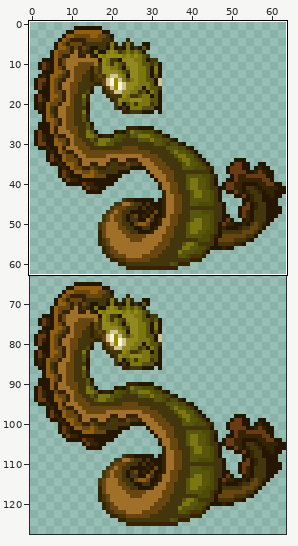
A sprite sheet gets an edit: graphics/pokemon/reefrain/anim_front.png. Above: a wide view before the commit, with the close-up outlined.
Close-up. Old version:
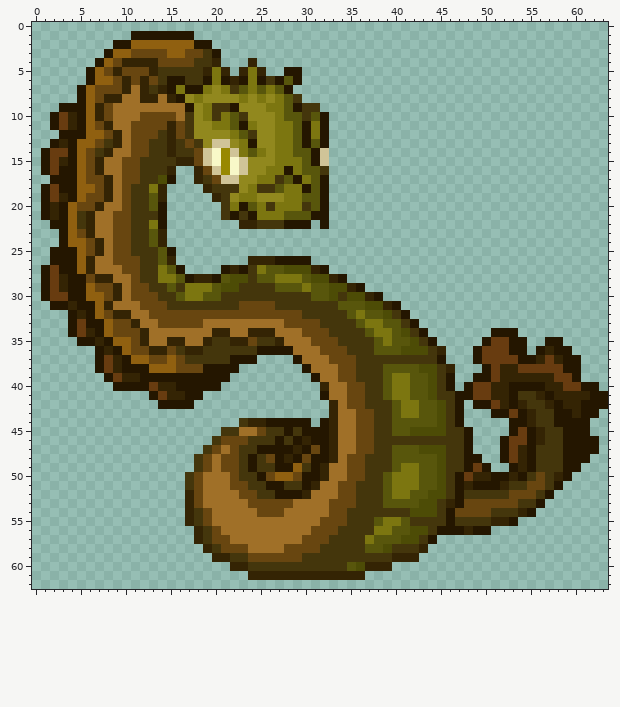
The file is 64x128 pixels. Colours within 5 levels of each other are drawn and written as one. Shown: x 0..63, y 0..62. The commit also changed other parts of the picture, which this record leaves out.
New version:
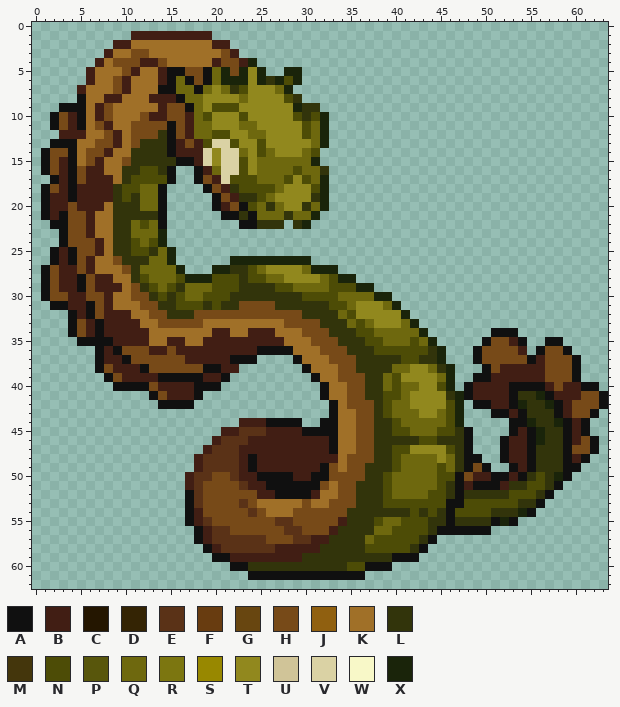
Palette (. is transparent): A #101010  B #411e14  C #241600  D #342404  E #5a3217  F #683c10  G #684610  H #774a18  J #906010  K #a07028  L #32340b  M #44360c  N #4d4c06  P #58560c  Q #6e680e  R #7c7610  S #988800  T #91881e  U #d0c498  V #dad2a4  W #f8f8c8  X #1a240a
From old to new:
Changed rows in their new state; - is an unchanged pixel.
first column x 1:
 1 ----------BBBBBBBBB--------------------------------------------
 2 --------BBKKKKKKKKKBB------------------------------------------
 3 -------BKKHHKKKKKKKKHB-----------------------------------------
 4 ------BKHHHBBHKKKKKBHHBX---------------------------------------
 5 -----BKKKHBKKBAAHHAQXHXTX--XX----------------------------------
 6 -----BKKHBKKKBAQAHAQXXXTXLXNX----------------------------------
 7 ----BKKKHB-KKAAQQAQ-QLNTTTQX-----------------------------------
 8 ----AKKBB--KBBBAQQ----Q-T-TNL----------------------------------
 9 --AAAKBH-----BHHAQTNNN---TTTXLL--------------------------------
10 -AHBAKBH---HBBHHBQNTTTN---TTNLNX-------------------------------
11 -AHBAKHB--HHHHAHBQQTTTQQ--TTTNQX-------------------------------
12 --BBBKKHB-HHHLAHBQQNNTTQQ-TTTNQX-------------------------------
13 -AAAKKHHB-HLLLABHBNVVNTTN-TTTTQX-------------------------------
14 AHHAKHHB--LLLLABBBVTVVQTNQTTTQN.-------------------------------
15 AHBAKHB--HLLLLLAABVTVVN-QQQQQQX.-------------------------------
16 AHBAHBB--LLNNLA--ABQVVN-QQQQNQQL-------------------------------
17 -ABAHBBB-LNNN-A--AHBVNNNQQQNTNQX-------------------------------
18 AHBABBBBLNNQQA----AHBLNNNNQTTTNX-------------------------------
19 ABBABBBBLNLQQA-----AHBLLNQ-TTTLX-------------------------------
20 ABBHBBB-LLLQQA-----ABHANQLQTTLQX-------------------------------
21 ABAHHB--LLLLLA------AALAQQQLQQX.-------------------------------
22 -AAHHB--LLQNQA--------AALLL.LX-.-------------------------------
23 --AHHB--LLQQQX-------------------------------------------------
24 --AHHHB-LLNQNX-------------------------------------------------
25 -ABAHHB-LLNNLQX------------------------------------------------
26 -ABAHB--HLLLQQX------XXXXXXXXX---------------------------------
27 AHBBHB---HLQQQQX---XXLLNQTTTTQXXX------------------------------
28 AHBBAHBB--LNQQQNXXXNN-LNNQQTTTTQNXX----------------------------
29 AHBBAHBBB-HLNQNLQQQN--LLLLNNQQQQ--NXX--------------------------
30 AHHBBHHBK-HHLNLNQQNNNLLLLLLLLNNN-QQQQXX------------------------
31 -AABBAHB---HHLLNNNLNLLHHHHLLLLLLNNQTTTQX-----------------------
32 ---ABAHBBB--HHLLLHHHHHHHHHHHHLLLLQNTTTTTX----------------------
33 ---AHBABBBB--HHHHH---------HHHHLLLQNQTTTQX---------------------
34 ---AHBABBBBB-------BB--BBB---HHHLLLNNQQQQQX-------AAA----------
35 ----AAAABBBB--BB--BBBBBBBBB---HHHLLLNNQQQ-QX-----AHHBA--AA-----
36 ------ABAHHHBBHBBBBBBBBBAAAA---HHHLLLNNN---LX---AHHHHB-AHHA----
37 ------ABBAHHHHHHBBBBBAAA----A---HHHLLLLLNNLLX---AHHHHHABHHHA---
38 ------AHBBBAHHHHHHAABB-------A---HHLLLLQQTTQLX---AHBBBBBHHHA---
39 -------AHBBBBAAAAABBA---------A--HHHLLQNTTTTQX--AABBBBBBHHHA---
40 --------AAAAHBBBBAAA-----------A--HHLLQNQQTTNX-ABBBBAAAABHBBAA-
41 ------------AHBBBA-------------A--HHLLNNQTTTTLXABBBBALLXABBBHHA
42 -------------AAAA---------------A-HHHLNQQTTTTNX-AABBAXLLXABHHHA
43 --------------------------------A--HHLNQQQTTQNX---AABALLLABHHA-
44 ----------------------BBBAAAA.-AA--HHLLNQQQQQNX-----AAXLLXABA--
45 --------------------BBEEEBBBBAAAA--HHLLNNQQQ-NLA----ABAXLLABA--
46 -------------------BEEEBBBBBBBBBA--HHLLLLLNNLLLA---ABBAXLLABHA-
47 ------------------BEEEBBBBBBBBBBA--HHLLNNTTTTNLA---ABBALLLAHHA-
48 -----------------BEEEEBABBBBBBBBB-HHHLLNQQQQTQLAA--ABBALLLABA--
49 -----------------BEEEEBABBBBBBBAH-HHLLLNQQQQ-QLAHA--ABALLLAA---
50 ----------------BEEHHEBBAAAABBAAHHHHLLNQQQQQ-NAHBBAABALNLXA----
51 ----------------BEHHHHEBBAAAAAAH-HHLLLNQQQQQ-LABAAABLLNNLA-----
52 ----------------AEHHHHHHBBAAAAB--HHLLLNQQQQ--LALLLLLNNNLA------
53 ----------------AEHHHHEHKKKK-H--HHHLLLNNNN--NAANNNNNNLLA-------
54 ----------------ABHHHHHEHKK-HHHHHHLLLLLLL-L-LANNNNLLLXA--------
55 ----------------ABEHHHHHHHEEHHHHHBLLLNQQNNNLLALLLLAXA----------
56 -----------------ABEEHHHHHHEEHHHBLLLLQQNN--LAAAAAA-------------
57 -----------------ABEEEEEEHHHEEBBLLLLQNNN--LA-------------------
58 ------------------ABEEEEEEBBBBBLLLLLNN-NNLA--------------------
59 -------------------AABBBBBBBBLLLLLLLLLLAAA---------------------
60 ---------------------AALLLLLLLLLLLN-AAA------------------------
61 -----------------------AAAAAAAAAAAAA---------------------------
Boxes around the changes in both close-ups, in picture pixels (x1, y1, x2, y2):
changed: (41, 31, 608, 580)
